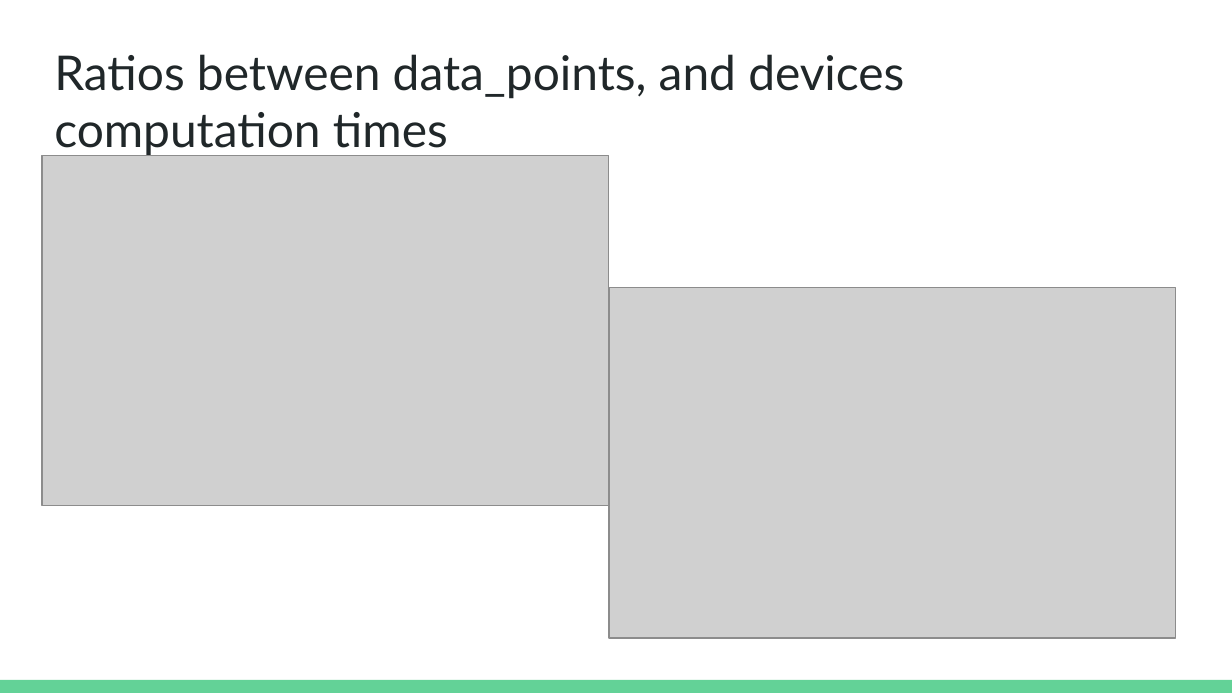
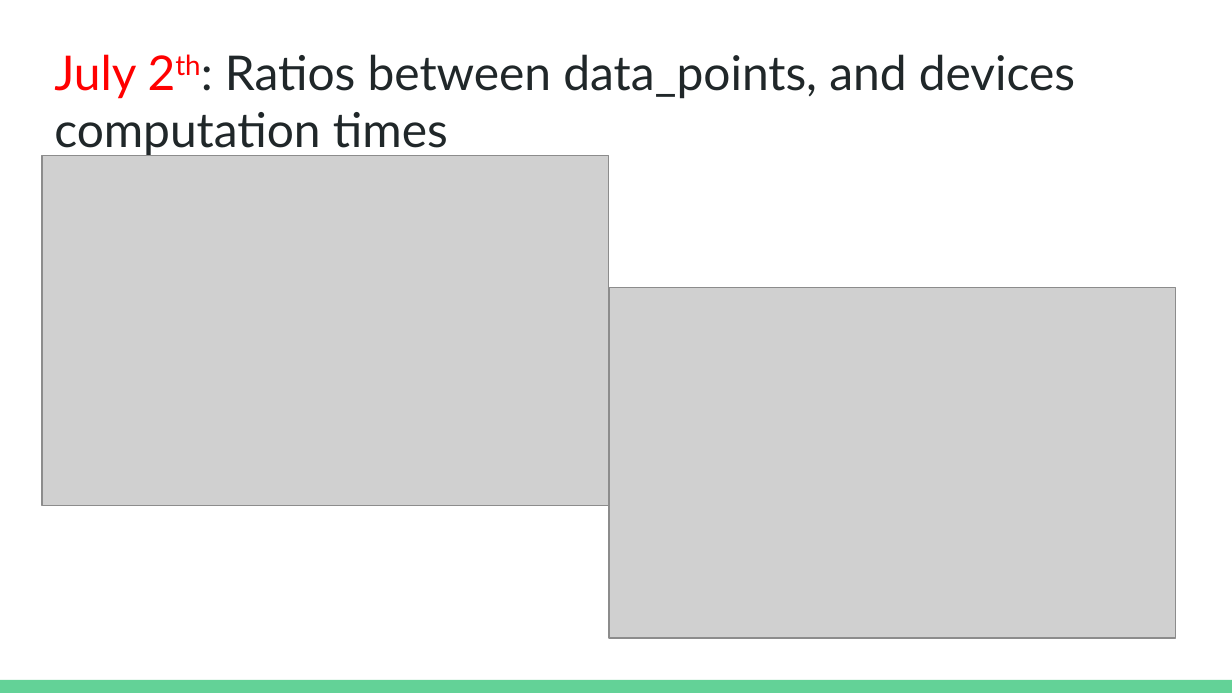
Before and after one commit to radical-group/kartik, a slide deck: slide 34 of WeeklyUpdates/Emulator_performance_metrics.pptx. Drawn at 1232x693 pixels with LibreOffice and Linux fonts; fonts in the diff are those of the drawing; grey boxes stand for pictures. Boxes give left, top, right and bottom in pixels: in the first picture for what was removed or moved away, otherwise in the second. Text is boxed around its words. In the diff, an @@ line names an element or a change of style, - is before the commit and + after.

```diff
--- a/WeeklyUpdates/Emulator_performance_metrics.pptx
+++ b/WeeklyUpdates/Emulator_performance_metrics.pptx
@@ title at (x1=54, y1=54, x2=1075, y2=157): text changed @@
-Ratios between data_points, and devices computation times
+July 2th: Ratios between data_points, and devices computation times
```
Also in this commit, not shown: 4 other slides changed, 1 other file.
